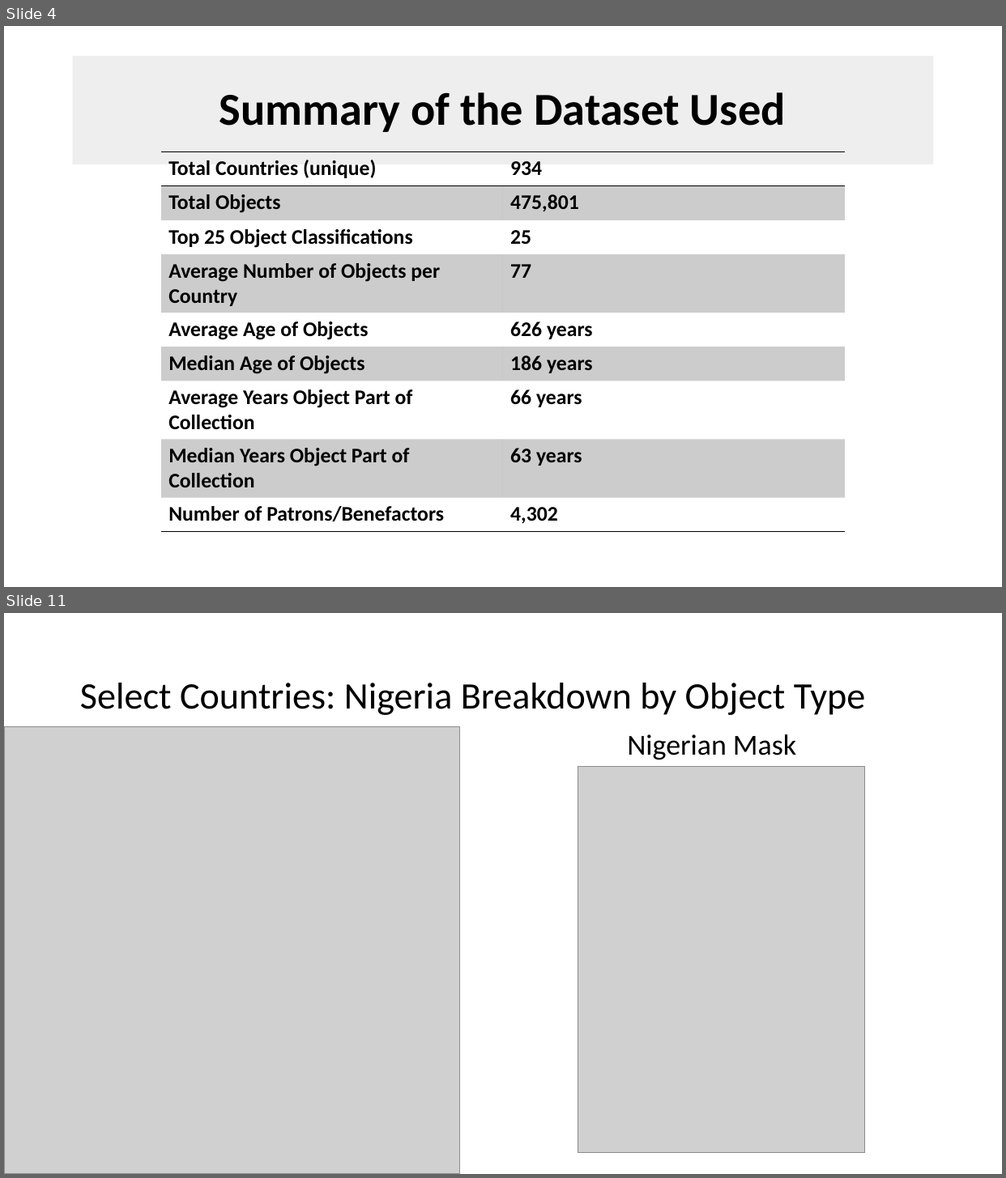
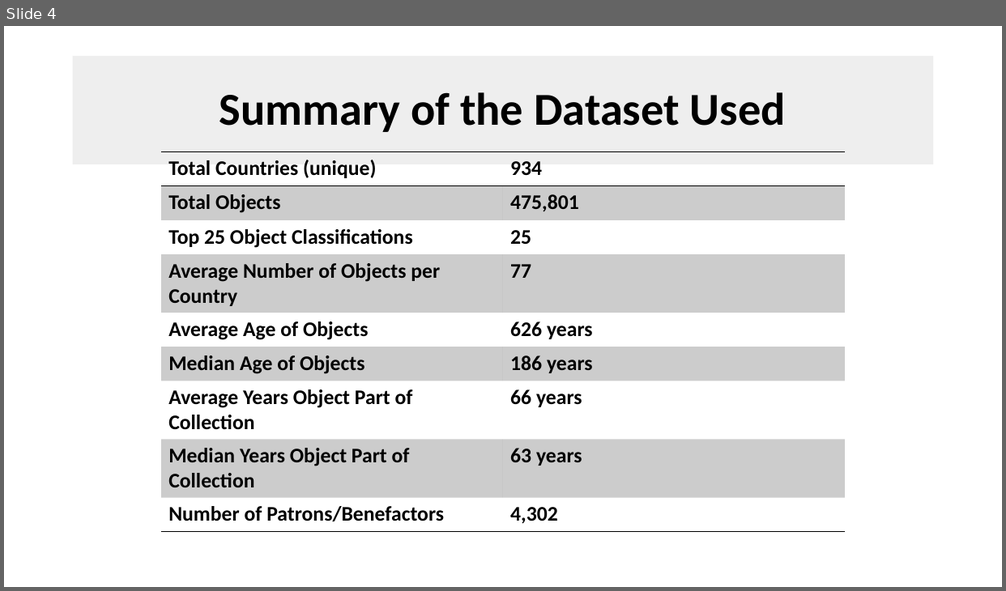
Before and after one commit to MtSopris/ProjectMet2, a slide deck: Analysis of th MET.pptx. Shown one above the other, each under a label of ours: slides 4 and 11 before the commit, slide 4 after it; the slides between them are not shown. The pictures are 1006x1178 and 1006x591 pixels, drawn with LibreOffice and Linux fonts; fonts in the diff are those of the drawing; grey boxes stand for pictures; background and template pictures are left out. Boxes give left, top, right and bottom in pixels: in the first picture for what was removed or moved away, otherwise in the second. Text is boxed around its words. In the diff, an @@ line names an element or a change of style, - is before the commit and + after.

```diff
--- a/Analysis of th MET.pptx
+++ b/Analysis of th MET.pptx
@@ slide 11 removed at (x1=4, y1=613, x2=1002, y2=1174), background #FFFFFF @@
@@ title removed at (x1=80, y1=683, x2=866, y2=715) @@
-Select Countries: Nigeria Breakdown by Object Type
@@ picture removed at (x1=4, y1=726, x2=460, y2=1174) @@
@@ text removed at (x1=627, y1=735, x2=796, y2=760) @@
-Nigerian Mask
@@ picture removed at (x1=578, y1=766, x2=865, y2=1152) @@
```
Also in this commit, not shown: 8 slides changed, 2 slides added, 2 other slides removed, 9 other files.
